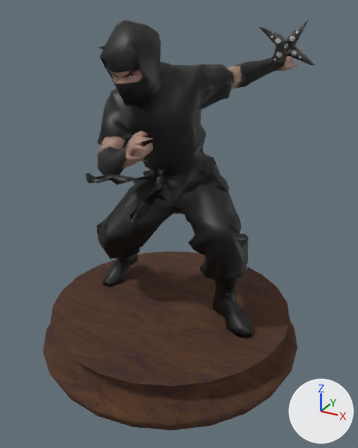
An edit to the glTF model BOTB64.Client/data/Characters/Akano/akano.glb, drawn before and after from the same camera.
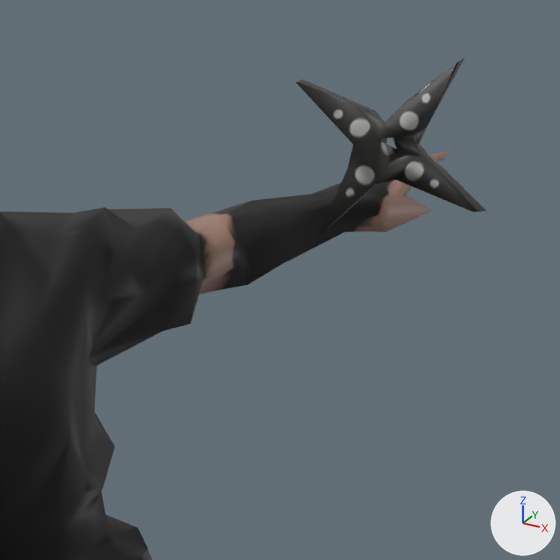
Old and new are each drawn whole from a 50 mm lens placed at (0.794, -1.378, 1.175), pointed at (0.045, -0.015, 0.494) and again close up on the part from 48% to 94% of the width and 1% to 37% of the height. Arrows for +X, +Y and +Z are at lower right; the lights stay in place. The first two pictures are the older version. Where no turn or scale is listed for an object, it has been applied to the vertices. Vertices at exactly the same position are counted once.

Objects in the first close-up: 'tripo_node_b70c81f8-88a9-482f-9f1f-3d4a9e3e9f0d'.
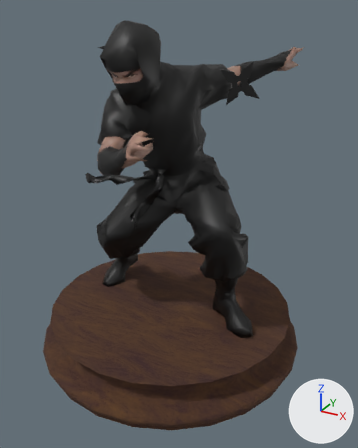
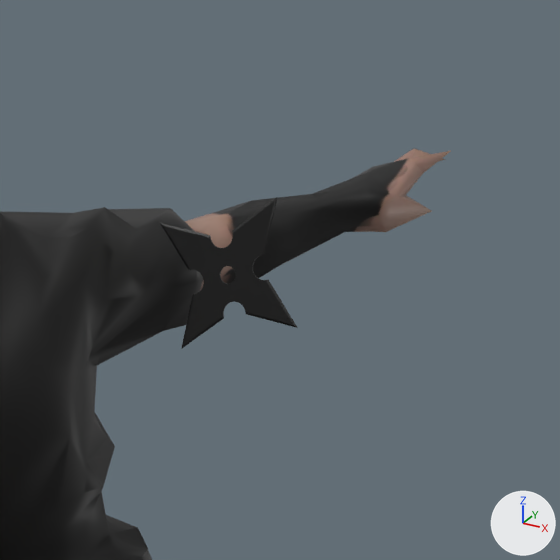
Where the change shows, as pixel boxes (x1, y1, x2, y2) in the close-ups (560 x 560 px):
'tripo_node_b70c81f8-88a9-482f-9f1f-3d4a9e3e9f0d', reshaped: before (0, 58, 486, 560); after (0, 148, 451, 560)
'Torus', added: after (160, 197, 298, 349)
part 1 of me_meshes_0, deleted: before (296, 58, 486, 236)

Edits to the bpy script that builds the scene:
```text
Add img_t2:
    img_t2 = load_image('t2', '_unpacked/t2', 1024, 1024, 'sRGB')
Add mat_material_001:
    mat_material_001 = principled_material('Material.001')
    mat_material_001.texture = img_t2
Change me_meshes_0:
    used by ob_tripo_node_b70c81f8_88a9_482f_9f1f_3d4a9e3e9f0d; location = (0.03, 0.045, 0.14)
    remove me_meshes_0.from_pydata(...)  # 965 vertices, 1930 faces; spans x -0.382..0.382, y -0.382..0.382, z 0.0..1.0
    add me_meshes_0.from_pydata(...)  # 936 vertices, 1871 faces; spans x -0.382..0.315, y -0.382..0.382, z 0.0..1.0
    me_meshes_0 part 1: the loose piece of 31 vertices spanning x 0.216..0.382, y 0.049..0.095, z 0.853..0.999 is deleted
    other edits to the shape of me_meshes_0 do not show in these pictures
Add me_torus:
    me_torus.from_pydata(...)  # 322 vertices, 644 faces; spans x -2.52..2.52, y -2.52..2.52, z -0.03..0.03
    me_torus.materials.append(mat_material_001)  # picture img_t2
Add ob_torus:
    ob_torus = bpy.data.objects.new('Torus', me_torus)
    ob_torus.location = (0.236, 0.0, 0.971)
    ob_torus.rotation_euler = (-1.618, 0.54, 0.0)  # degrees (-93, 31, 0)
    ob_torus.scale = (-0.0299, -0.0299, -0.0299)
```
